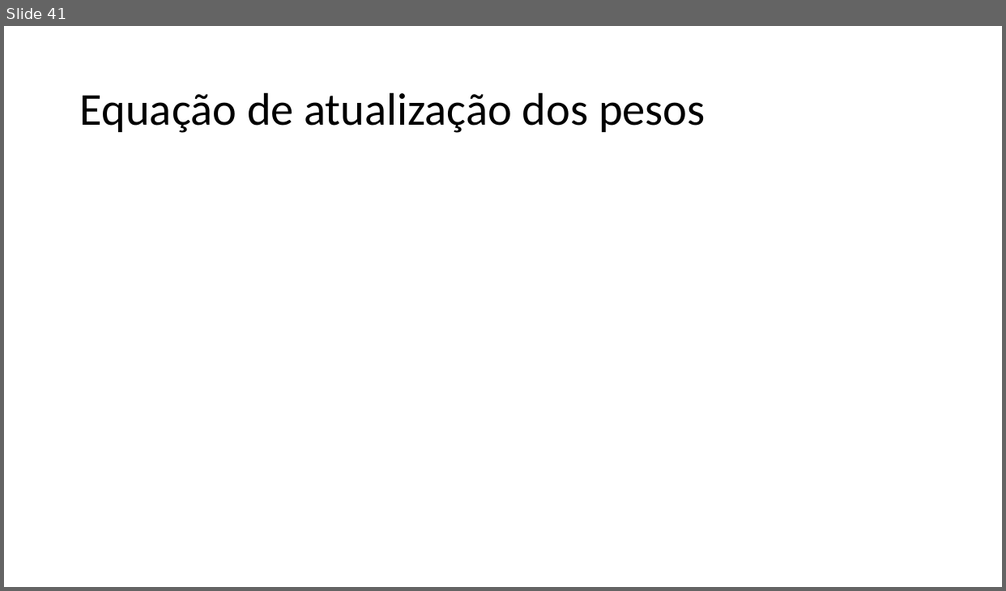
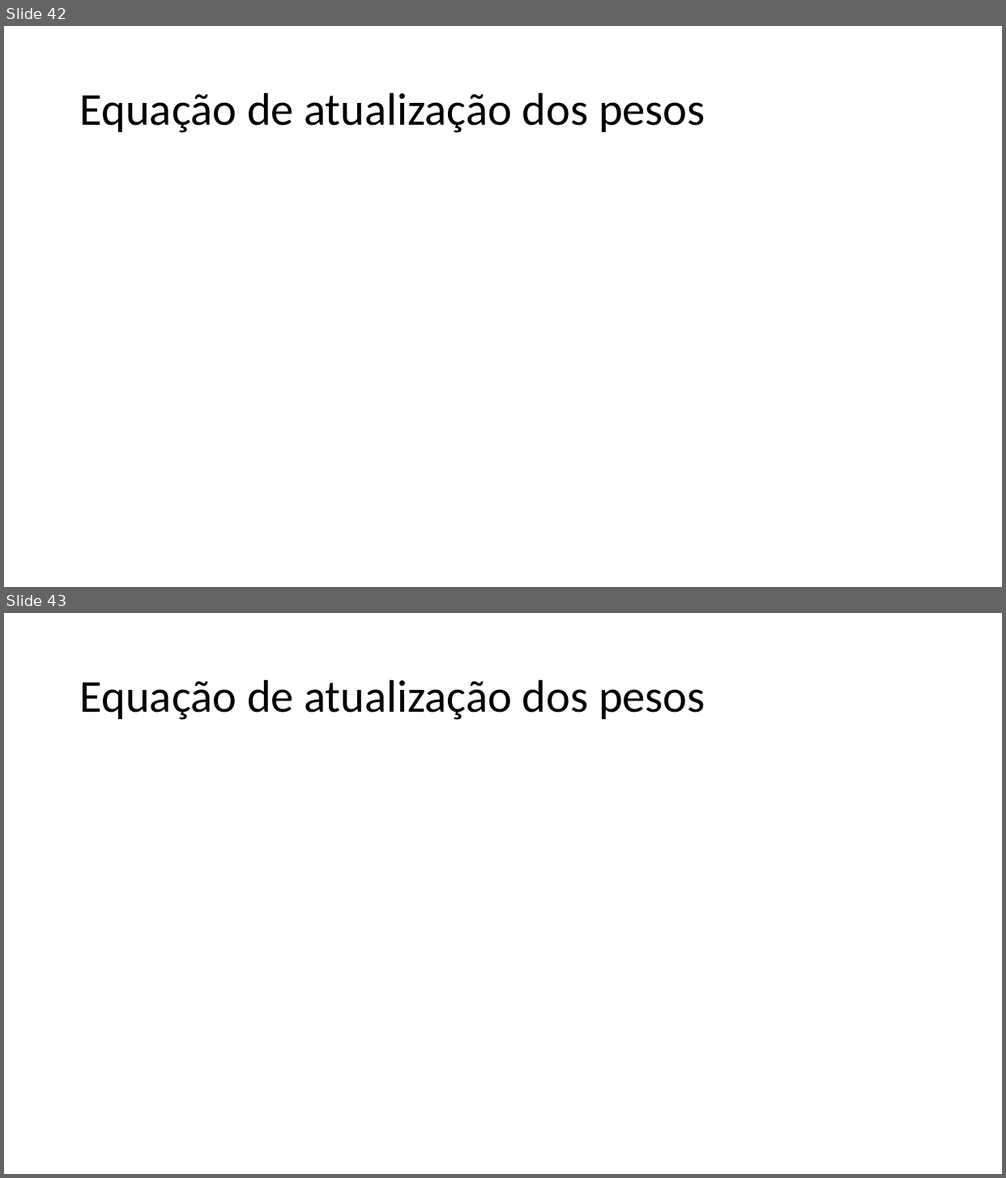
Before and after one commit to zz4fap/tp557-iot-ml, a slide deck: slides/TP557_6_Minimizando_o_erro.pptx. Shown one above the other, each under a label of ours: slide 41 before the commit, slides 42 and 43 after it. The pictures are 1006x591 and 1006x1178 pixels, drawn with LibreOffice and Linux fonts; fonts in the diff are those of the drawing; grey boxes stand for pictures. Boxes give left, top, right and bottom in pixels: in the first picture for what was removed or moved away, otherwise in the second. Text is boxed around its words. In the diff, an @@ line names an element or a change of style, - is before the commit and + after.

```diff
--- a/slides/TP557_6_Minimizando_o_erro.pptx
+++ b/slides/TP557_6_Minimizando_o_erro.pptx
@@ slide 43 added at bbox=[4, 613, 1002, 1174], background #FFFFFF @@
@@ title added at bbox=[80, 679, 705, 720], 44 pt, text #000000 @@
+Equação de atualização dos pesos
@@ what was slide 41 is now slide 42 @@
```
Also in this commit, not shown: 1 other slide added, 1 other file.
